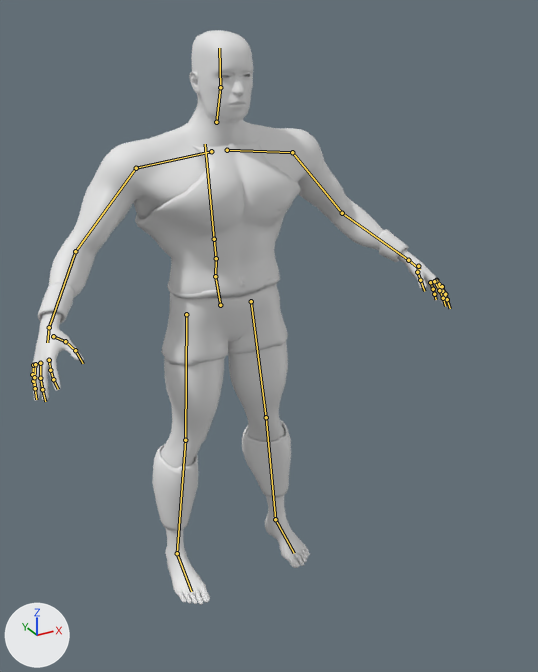
The glTF model godot/assets/models/damon_mh.glb, before and after one commit.
Camera for both pictures: a camera (50 mm lens) standing at (-0.91, -1.969, 0.975) and looking at (0.022, -0.275, 0.128). Every picture has the same lights, and +X, +Y and +Z are marked at lower left. The first picture is the older version. The bones that change, and the others that lie on the model, are drawn over the model as lines.

Names of what the first picture shows: 'Belt', 'Body', 'Bracers', 'Cuirass', 'Greaves', 'Kilt'.
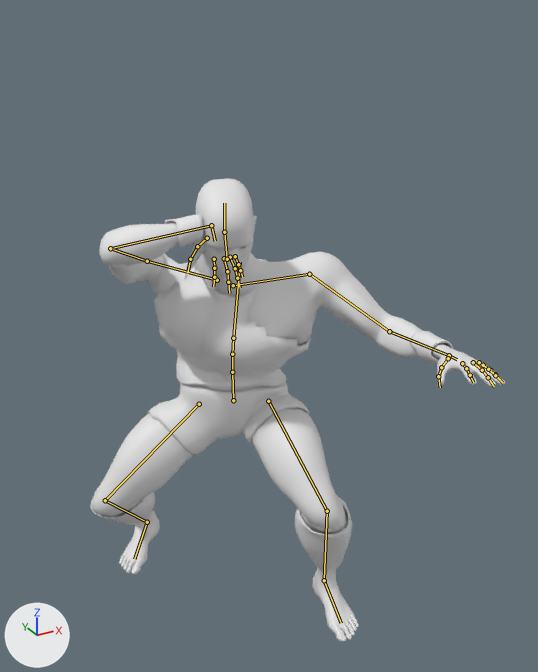
The newer file adds an action. The first version stands in its rest pose; the second is drawn at frame 9 of the action 'Atk_C'.

Where the change shows, as pixel boxes [x1, y1, x2, y2] in the pictures (538 x 672 px):
```json
{"object": "Body", "change": "posed", "before": [31, 30, 451, 605], "after": [90, 178, 505, 642], "on screen": "19% shorter"}
{"object": "Cuirass", "change": "posed", "before": [135, 140, 301, 297], "after": [154, 259, 310, 388], "on screen": "18% shorter"}
{"object": "Kilt", "change": "posed", "before": [161, 284, 288, 366], "after": [148, 382, 309, 455], "on screen": "27% wider, 11% shorter"}
{"object": "Greaves", "change": "posed", "before": [152, 420, 291, 531], "after": [90, 492, 352, 571]}
{"object": "Bracers", "change": "posed", "before": [38, 229, 408, 324], "after": [165, 214, 453, 363], "on screen": "22% narrower, 56% taller"}
{"bone": "pelvis", "before": "(220, 305) to (215, 276)", "after": "(233, 400) to (232, 372)"}
{"bone": "spine_01", "before": "(215, 276) to (216, 258)", "after": "(232, 372) to (232, 354)"}
{"bone": "spine_02", "before": "(216, 258) to (214, 239)", "after": "(232, 354) to (233, 338)"}
{"bone": "spine_03", "before": "(214, 239) to (205, 144)", "after": "(233, 338) to (240, 262)"}
{"bone": "clavicle_l", "before": "(227, 150) to (292, 152)", "after": "(233, 285) to (309, 274)"}
{"bone": "upperarm_l", "before": "(292, 152) to (342, 213)", "after": "(309, 274) to (389, 331)"}
{"bone": "lowerarm_l", "before": "(342, 213) to (408, 260)", "after": "(389, 331) to (449, 355)"}
{"bone": "hand_l", "before": "(408, 260) to (420, 269)", "after": "(449, 355) to (457, 359)"}
{"bone": "clavicle_r", "before": "(211, 151) to (136, 168)", "after": "(217, 280) to (147, 261)"}
{"bone": "upperarm_r", "before": "(136, 168) to (75, 251)", "after": "(147, 261) to (110, 248)"}
{"bone": "lowerarm_r", "before": "(75, 251) to (49, 327)", "after": "(110, 248) to (211, 225)"}
{"bone": "hand_r", "before": "(49, 327) to (47, 342)", "after": "(211, 225) to (215, 241)"}
{"bone": "neck_01", "before": "(216, 122) to (220, 87)", "after": "(227, 259) to (224, 232)"}
{"bone": "head", "before": "(220, 87) to (219, 48)", "after": "(224, 232) to (224, 203)"}
{"bone": "thigh_l", "before": "(251, 301) to (266, 417)", "after": "(268, 401) to (327, 511)"}
{"bone": "calf_l", "before": "(266, 417) to (275, 519)", "after": "(327, 511) to (324, 580)"}
{"bone": "foot_l", "before": "(275, 519) to (294, 553)", "after": "(324, 580) to (341, 623)"}
{"bone": "thigh_r", "before": "(186, 314) to (185, 440)", "after": "(199, 404) to (105, 500)"}
{"bone": "calf_r", "before": "(185, 440) to (177, 553)", "after": "(105, 500) to (147, 522)"}
{"bone": "foot_r", "before": "(177, 553) to (191, 591)", "after": "(147, 522) to (134, 559)"}
```

Edits to the scene script, one JSON object a line:
```json
{"block": "bone_pelvis", "where": "bone_pelvis = bpy.data.objects['Rig'].pose.bones['pelvis']  # child of 'Root'"}
{"op": "set", "path": "bone_pelvis.location", "old": "(0.0, 0.0, 0.0)", "new": "(0.0, -0.306, -0.033)"}
{"op": "set", "path": "bone_pelvis.rotation_quaternion", "old": "(1.0, 0.0, 0.0, 0.0)", "new": "(0.976, -0.017, -0.202, -0.076)", "note": "degrees (0, 0, 0) -> degrees (0, -23, -9)"}
{"block": "bone_spine_01", "where": "bone_spine_01 = bpy.data.objects['Rig'].pose.bones['spine_01']  # child of 'pelvis'"}
{"op": "set", "path": "bone_spine_01.rotation_quaternion", "old": "(1.0, 0.0, 0.0, 0.0)", "new": "(0.991, -0.129, -0.014, -0.009)", "note": "degrees (0, 0, 0) -> degrees (-15, -2, -1)"}
{"block": "bone_spine_02", "where": "bone_spine_02 = bpy.data.objects['Rig'].pose.bones['spine_02']  # child of 'spine_01'"}
{"op": "set", "path": "bone_spine_02.rotation_quaternion", "old": "(1.0, 0.0, 0.0, 0.0)", "new": "(0.921, 0.326, -0.185, -0.107)", "note": "degrees (0, 0, 0) -> degrees (42, -16, -19)"}
{"block": "bone_spine_03", "where": "bone_spine_03 = bpy.data.objects['Rig'].pose.bones['spine_03']  # child of 'spine_02'"}
{"op": "set", "path": "bone_spine_03.rotation_quaternion", "old": "(1.0, 0.0, 0.0, 0.0)", "new": "(1.0, -0.009, -0.011, -0.011)", "note": "degrees (0, 0, 0) -> degrees (-1, -1, -1)"}
{"block": "bone_clavicle_l", "where": "bone_clavicle_l = bpy.data.objects['Rig'].pose.bones['clavicle_l']  # child of 'spine_03'"}
{"op": "set", "path": "bone_clavicle_l.rotation_quaternion", "old": "(1.0, 0.0, 0.0, 0.0)", "new": "(0.942, -0.313, 0.119, 0.029)", "note": "degrees (0, 0, 0) -> degrees (-37, 14, -1)"}
{"block": "bone_upperarm_l", "where": "bone_upperarm_l = bpy.data.objects['Rig'].pose.bones['upperarm_l']  # child of 'clavicle_l'"}
{"op": "set", "path": "bone_upperarm_l.rotation_quaternion", "old": "(1.0, 0.0, 0.0, 0.0)", "new": "(0.881, 0.406, -0.235, 0.066)", "note": "degrees (0, 0, 0) -> degrees (51, -28, -5)"}
{"block": "bone_lowerarm_l", "where": "bone_lowerarm_l = bpy.data.objects['Rig'].pose.bones['lowerarm_l']  # child of 'upperarm_l'"}
{"op": "set", "path": "bone_lowerarm_l.rotation_quaternion", "old": "(1.0, 0.0, 0.0, 0.0)", "new": "(0.988, 0.103, -0.035, 0.107)", "note": "degrees (0, 0, 0) -> degrees (11, -5, 12)"}
{"block": "bone_hand_l", "where": "bone_hand_l = bpy.data.objects['Rig'].pose.bones['hand_l']  # child of 'lowerarm_l'"}
{"op": "set", "path": "bone_hand_l.rotation_quaternion", "old": "(1.0, 0.0, 0.0, 0.0)", "new": "(0.976, 0.002, 0.212, 0.05)", "note": "degrees (0, 0, 0) -> degrees (2, 24, 6)"}
{"block": "bone_clavicle_r", "where": "bone_clavicle_r = bpy.data.objects['Rig'].pose.bones['clavicle_r']  # child of 'spine_03'"}
{"op": "set", "path": "bone_clavicle_r.rotation_quaternion", "old": "(1.0, 0.0, 0.0, 0.0)", "new": "(0.525, 0.054, 0.843, 0.007)", "note": "degrees (0, 0, 0) -> degrees (-9, 117, -13)"}
{"block": "bone_upperarm_r", "where": "bone_upperarm_r = bpy.data.objects['Rig'].pose.bones['upperarm_r']  # child of 'clavicle_r'"}
{"op": "set", "path": "bone_upperarm_r.rotation_quaternion", "old": "(1.0, 0.0, 0.0, 0.0)", "new": "(0.846, 0.279, -0.238, 0.386)", "note": "degrees (0, 0, 0) -> degrees (22, -38, 41)"}
{"block": "bone_lowerarm_r", "where": "bone_lowerarm_r = bpy.data.objects['Rig'].pose.bones['lowerarm_r']  # child of 'upperarm_r'"}
{"op": "set", "path": "bone_lowerarm_r.rotation_quaternion", "old": "(1.0, 0.0, 0.0, 0.0)", "new": "(0.872, 0.437, 0.042, 0.213)", "note": "degrees (0, 0, 0) -> degrees (52, -7, 24)"}
{"block": "bone_hand_r", "where": "bone_hand_r = bpy.data.objects['Rig'].pose.bones['hand_r']  # child of 'lowerarm_r'"}
{"op": "set", "path": "bone_hand_r.rotation_quaternion", "old": "(1.0, 0.0, 0.0, 0.0)", "new": "(0.734, 0.62, -0.102, -0.064)", "note": "degrees (0, 0, 0) -> degrees (81, -4, -14)"}
{"block": "bone_neck_01", "where": "bone_neck_01 = bpy.data.objects['Rig'].pose.bones['neck_01']  # child of 'spine_03'"}
{"op": "set", "path": "bone_neck_01.rotation_quaternion", "old": "(1.0, 0.0, 0.0, 0.0)", "new": "(0.986, -0.103, 0.13, -0.013)", "note": "degrees (0, 0, 0) -> degrees (-12, 15, -3)"}
{"block": "bone_head", "where": "bone_head = bpy.data.objects['Rig'].pose.bones['head']  # child of 'neck_01'"}
{"op": "set", "path": "bone_head.rotation_quaternion", "old": "(1.0, 0.0, 0.0, 0.0)", "new": "(0.97, 0.163, 0.182, -0.003)", "note": "degrees (0, 0, 0) -> degrees (20, 21, 3)"}
{"block": "bone_thigh_l", "where": "bone_thigh_l = bpy.data.objects['Rig'].pose.bones['thigh_l']  # child of 'pelvis'"}
{"op": "set", "path": "bone_thigh_l.rotation_quaternion", "old": "(1.0, 0.0, 0.0, 0.0)", "new": "(-0.868, 0.47, 0.104, -0.117)", "note": "degrees (0, 0, 0) -> degrees (-58, -4, 18)"}
{"block": "bone_calf_l", "where": "bone_calf_l = bpy.data.objects['Rig'].pose.bones['calf_l']  # child of 'thigh_l'"}
{"op": "set", "path": "bone_calf_l.rotation_quaternion", "old": "(1.0, 0.0, 0.0, 0.0)", "new": "(0.766, 0.642, 0.013, 0.0)", "note": "degrees (0, 0, 0) -> degrees (80, 1, 1)"}
{"block": "bone_foot_l", "where": "bone_foot_l = bpy.data.objects['Rig'].pose.bones['foot_l']  # child of 'calf_l'"}
{"op": "set", "path": "bone_foot_l.rotation_quaternion", "old": "(1.0, 0.0, 0.0, 0.0)", "new": "(0.992, -0.123, -0.013, 0.038)", "note": "degrees (0, 0, 0) -> degrees (-14, -1, 4)"}
{"block": "bone_thigh_r", "where": "bone_thigh_r = bpy.data.objects['Rig'].pose.bones['thigh_r']  # child of 'pelvis'"}
{"op": "set", "path": "bone_thigh_r.rotation_quaternion", "old": "(1.0, 0.0, 0.0, 0.0)", "new": "(-0.876, 0.35, -0.293, -0.156)", "note": "degrees (0, 0, 0) -> degrees (-42, 39, 5)"}
{"block": "bone_calf_r", "where": "bone_calf_r = bpy.data.objects['Rig'].pose.bones['calf_r']  # child of 'thigh_r'"}
{"op": "set", "path": "bone_calf_r.rotation_quaternion", "old": "(1.0, 0.0, 0.0, 0.0)", "new": "(0.777, 0.628, -0.031, 0.028)", "note": "degrees (0, 0, 0) -> degrees (78, -5, 0)"}
{"block": "bone_foot_r", "where": "bone_foot_r = bpy.data.objects['Rig'].pose.bones['foot_r']  # child of 'calf_r'"}
{"op": "set", "path": "bone_foot_r.rotation_quaternion", "old": "(1.0, 0.0, 0.0, 0.0)", "new": "(0.903, -0.277, -0.011, -0.329)", "note": "degrees (0, 0, 0) -> degrees (-30, -12, -37)"}
```
